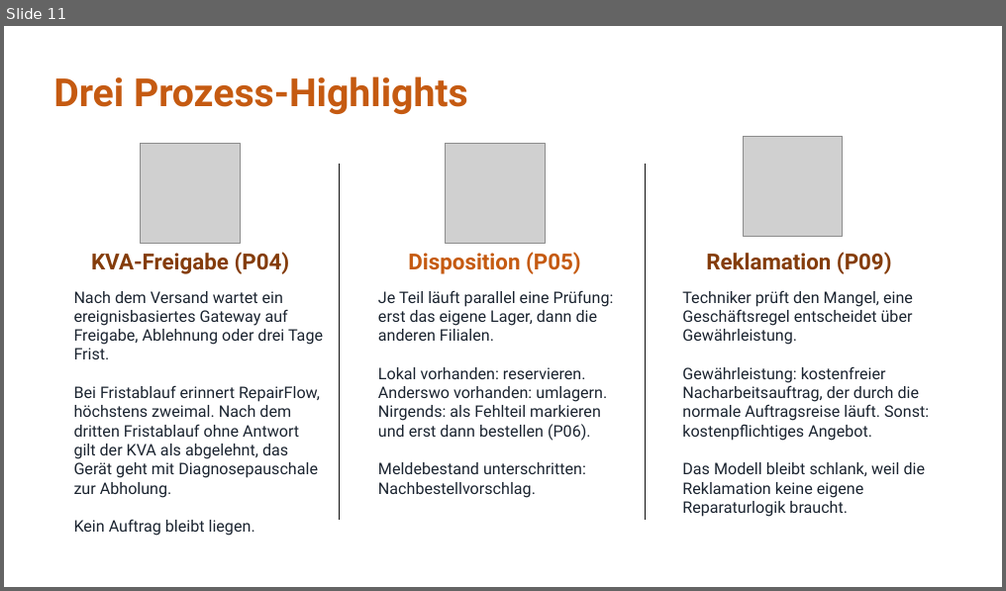
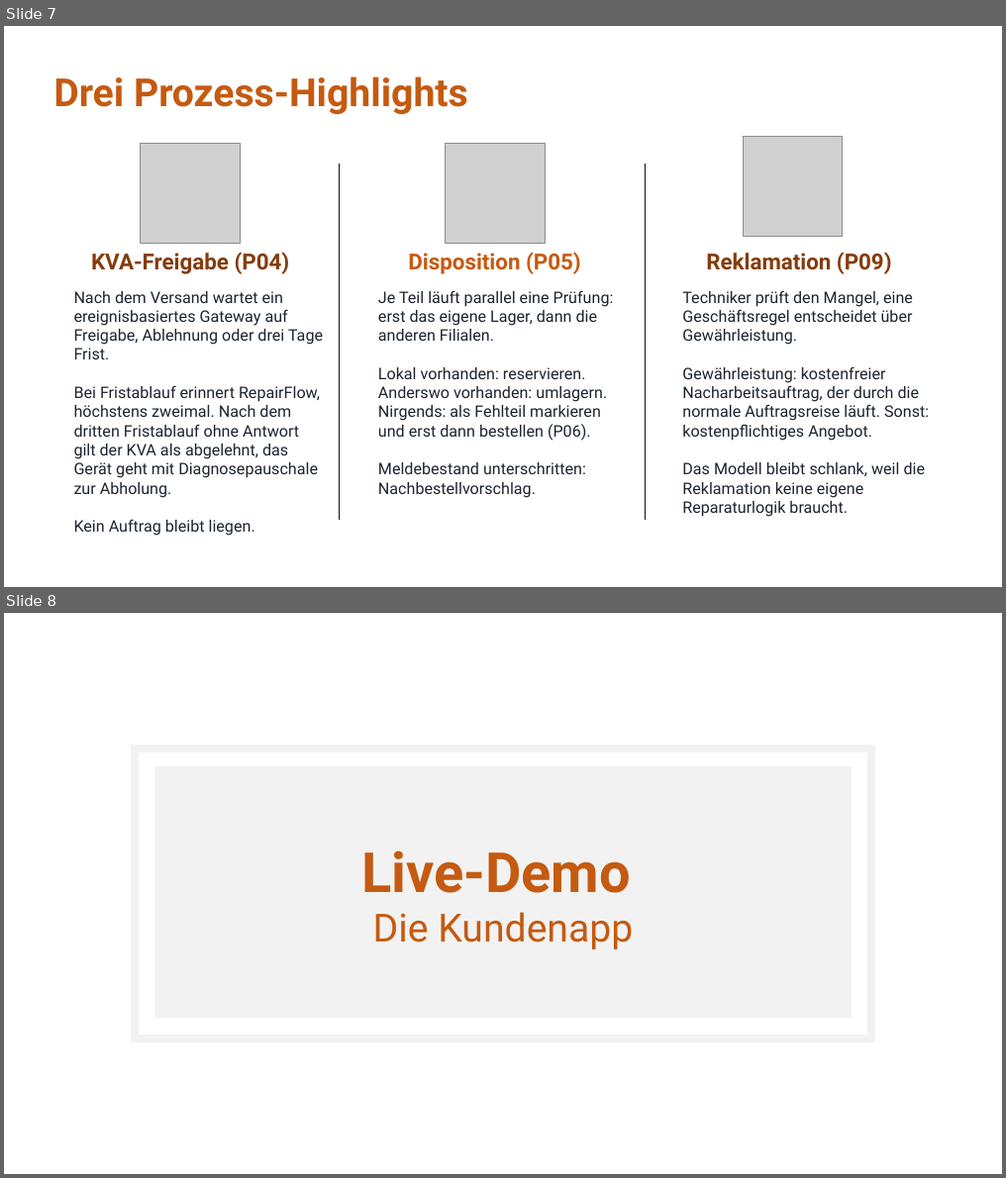
Before and after one commit to jakobschwan123-cmd/casestudy-semester-3, a slide deck: 4_praesentation/Abschlusspraesentation.pptx. Shown one above the other, each under a label of ours: slide 11 before the commit, slides 7 and 8 after it. The pictures are 1006x591 and 1006x1178 pixels, drawn with LibreOffice and Linux fonts; fonts in the diff are those of the drawing; grey boxes stand for pictures. Boxes give left, top, right and bottom in pixels: in the first picture for what was removed or moved away, otherwise in the second. Text is boxed around its words. In the diff, an @@ line names an element or a change of style, - is before the commit and + after.

```diff
--- a/4_praesentation/Abschlusspraesentation.pptx
+++ b/4_praesentation/Abschlusspraesentation.pptx
@@ slide 8 added at <box>4,613,1002,1174</box>, background #FFFFFF @@
@@ rectangle added at <box>135,749,871,1038</box>, outline #F2F2F2 6 pt @@
@@ rectangle added at <box>154,766,851,1018</box>, fill #F2F2F2 @@
@@ text added at <box>361,851,633,950</box>, 28 pt, text #C55A11 @@
+Live-Demo
+Die Kundenapp
@@ what was slide 11 is now slide 7 @@
```
Also in this commit, not shown: 9 slides changed, 1 other slide added, 1 slide removed.
